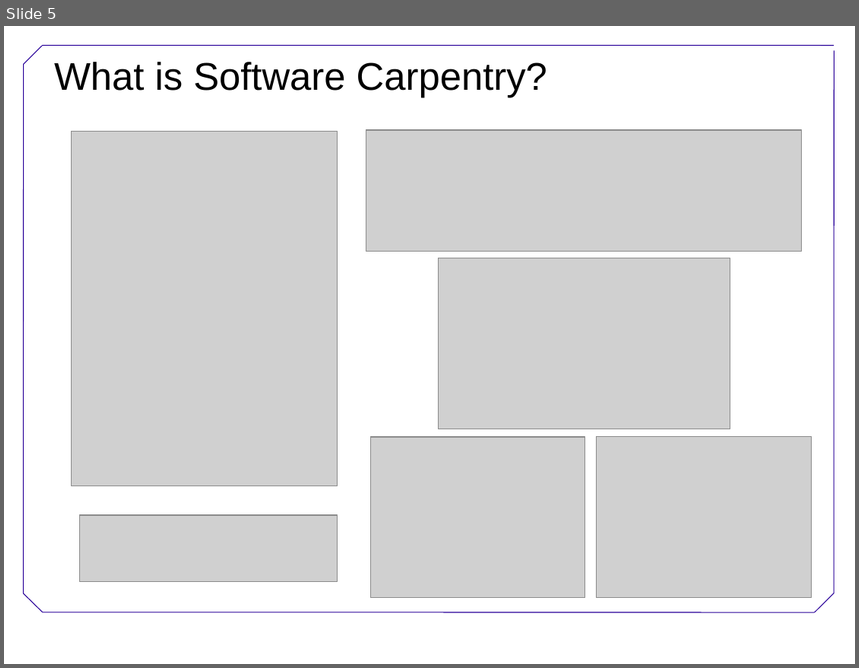
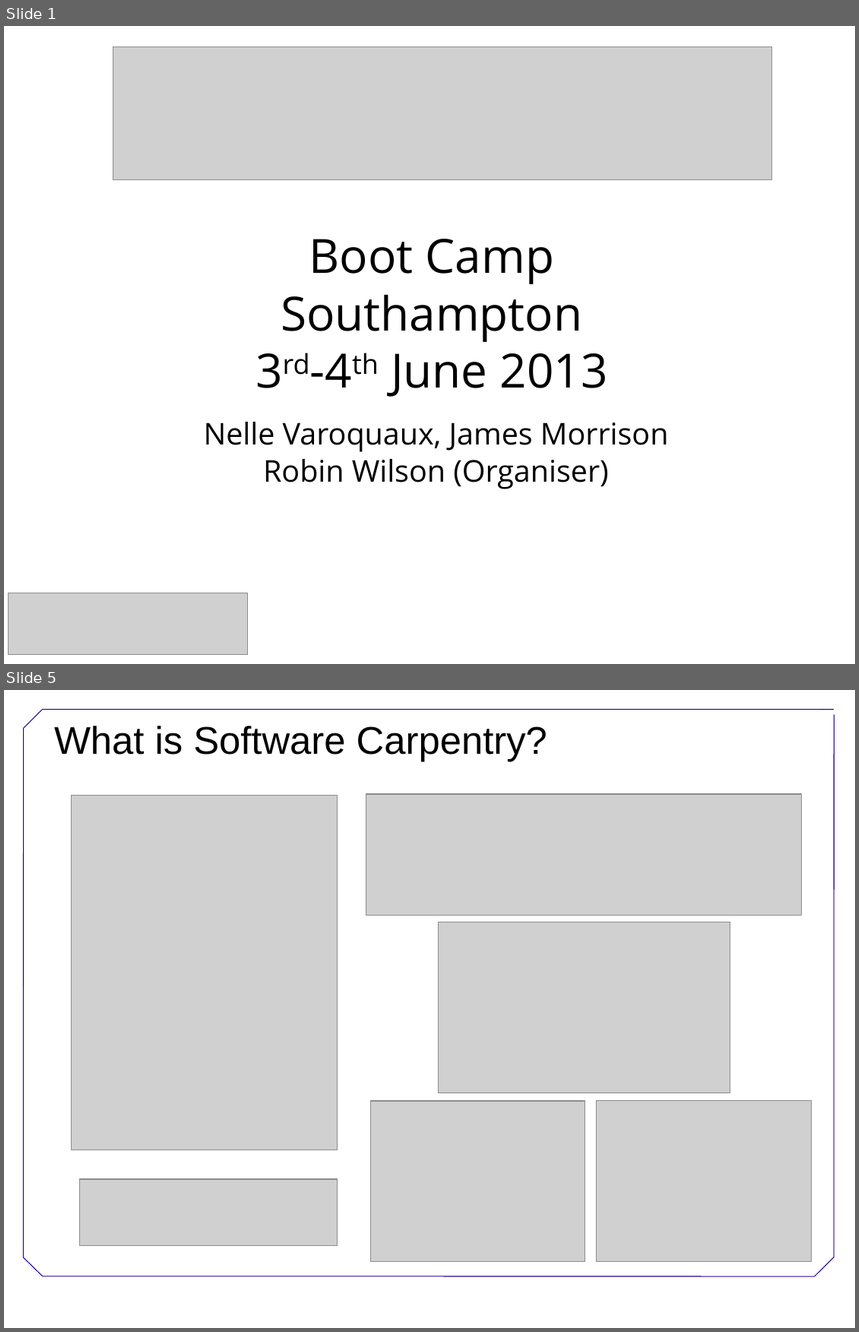
Before and after one commit to swcarpentry/DEPRECATED-boot-camps, a slide deck: Welcome.ppt. Shown one above the other, each under a label of ours: slide 5 before the commit, slides 1 and 5 after it; the slides between them are not shown. The pictures are 859x668 and 859x1332 pixels, drawn with LibreOffice and Linux fonts; fonts in the diff are those of the drawing; grey boxes stand for pictures; background and template pictures are left out. Boxes give left, top, right and bottom in pixels: in the first picture for what was removed or moved away, otherwise in the second. Text is boxed around its words. In the diff, an @@ line names an element or a change of style, - is before the commit and + after.

```diff
--- a/Welcome.ppt
+++ b/Welcome.ppt
@@ slide 1 added at [4,26,855,664], background #FFFFFF @@
@@ picture added at [113,47,772,180] @@
@@ text added at [281,239,608,397], 44 pt, text #000000 @@
+Boot Camp
+Southampton
+3rd-4th June 2013
@@ text added at [204,422,668,490], 28 pt, text #000000 @@
+Nelle Varoquaux, James Morrison
+Robin Wilson (Organiser)
@@ picture added at [9,594,247,655] @@
```
Also in this commit, not shown: 3 slides changed, 1 other slide added, 2 slides removed, 1 other file.
